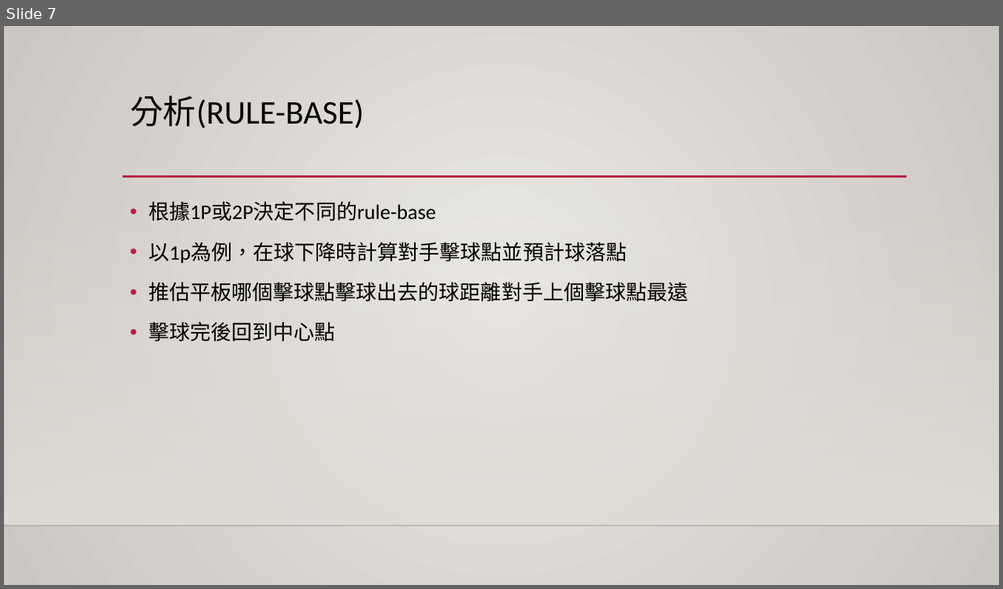
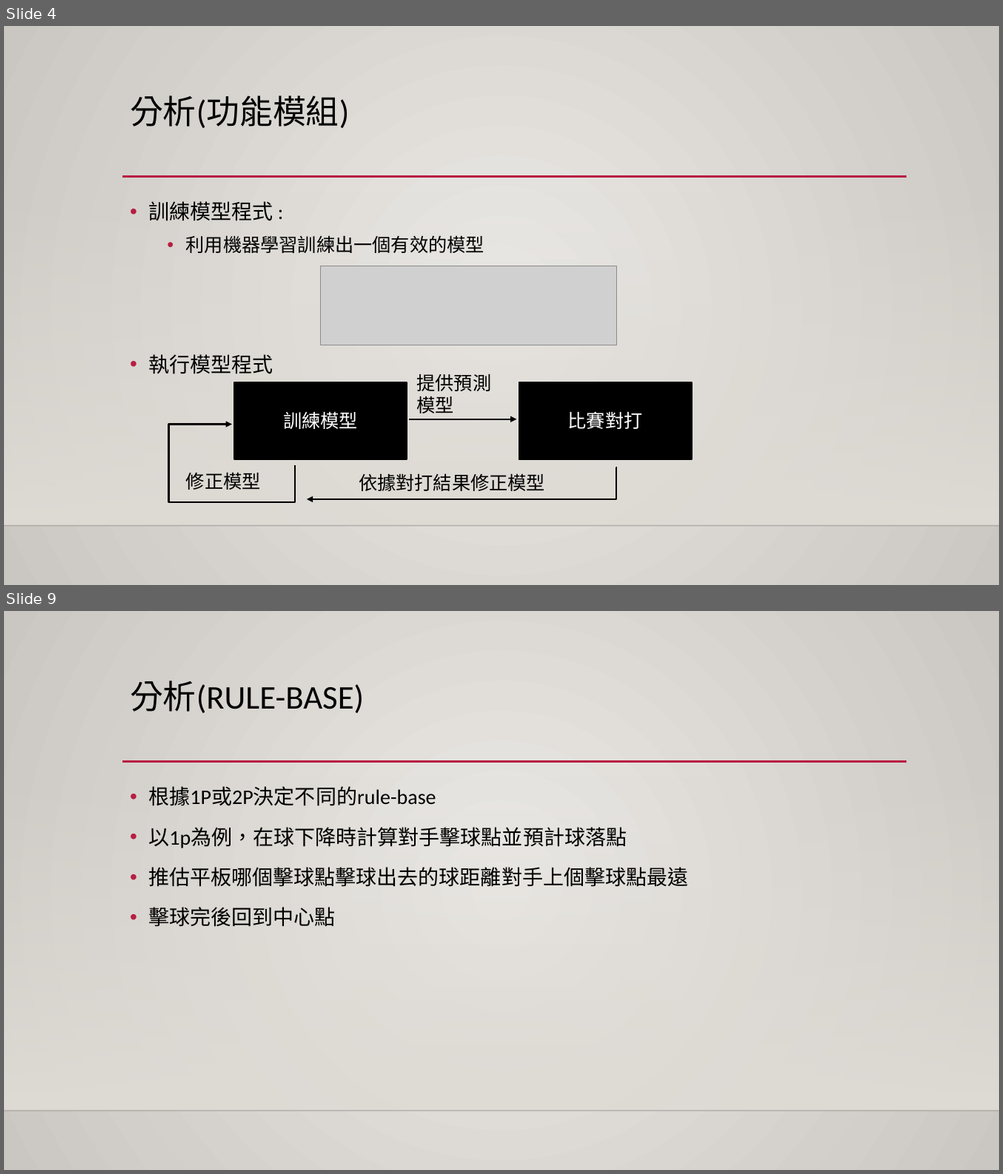
Before and after one commit to mingyang13795/Ping_Pong, a slide deck: 專案管理.pptx. Shown one above the other, each under a label of ours: slide 7 before the commit, slides 4 and 9 after it; the slides between them are not shown. The pictures are 1003x589 and 1003x1174 pixels, drawn with LibreOffice and Linux fonts; fonts in the diff are those of the drawing; grey boxes stand for pictures; background and template pictures are left out. Boxes give left, top, right and bottom in pixels: in the first picture for what was removed or moved away, otherwise in the second. Text is boxed around its words. In the diff, an @@ line names an element or a change of style, - is before the commit and + after.

```diff
--- a/專案管理.pptx
+++ b/專案管理.pptx
@@ slide 4 added at box(4, 26, 999, 585), background gradient #ECEAE7 to #CAC7C1; not listed: 3 template elements that a slide beside it also shows @@
@@ title added at box(130, 96, 349, 128), 32 pt, text #000000 @@
+分析(功能模組)
@@ text added at box(148, 201, 484, 375), 18 pt, text #000000 @@
+• 訓練模型程式 :
+  • 利用機器學習訓練出一個有效的模型
+• 執行模型程式
@@ picture added at box(320, 266, 617, 345) @@
@@ text added at box(416, 375, 491, 414), 18 pt, text #000000 @@
+提供預測
+模型
@@ rectangle added at box(235, 383, 407, 460), fill #000000, outline #000000 1.25 pt, 18 pt, text #FFFFFF @@
+訓練模型
@@ rectangle added at box(519, 383, 692, 460), fill #000000, outline #000000 1.25 pt, 18 pt, text #FFFFFF @@
+比賽對打
@@ elbow arrow added from (295, 466) to (233, 424), #000000 1.75 pt @@
@@ arrow added from (409, 420) to (517, 420), #000000 1.75 pt @@
@@ elbow arrow added from (617, 469) to (307, 500), #000000 1.75 pt @@
@@ text added at box(186, 473, 261, 490), 18 pt, text #000000 @@
+修正模型
@@ text added at box(358, 474, 545, 491), 18 pt, text #000000 @@
+依據對打結果修正模型
@@ what was slide 7 is now slide 9 @@
```
Also in this commit, not shown: 6 slides changed, 3 other slides added.
